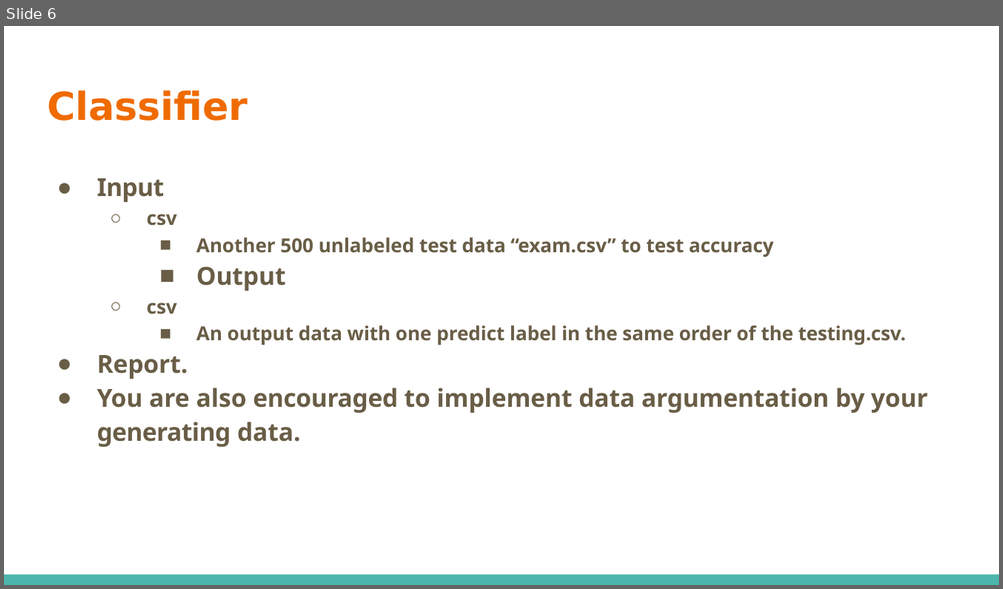
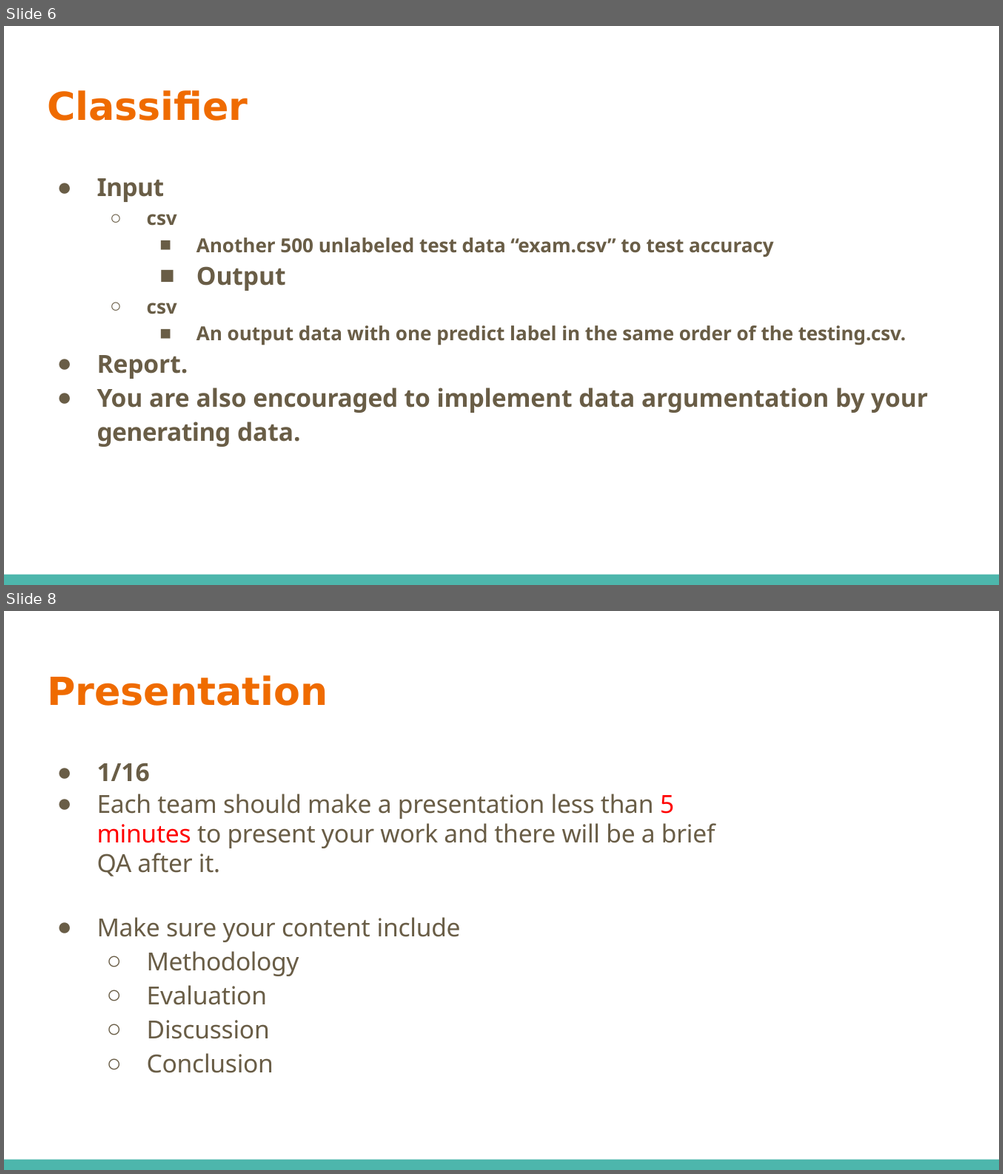
Before and after one commit to tw40210/AI_course, a slide deck: Final_Project_intro.pptx. Shown one above the other, each under a label of ours: slide 6 before the commit, slides 6 and 8 after it; the slides between them are not shown. The pictures are 1003x589 and 1003x1174 pixels, drawn with LibreOffice and Linux fonts; fonts in the diff are those of the drawing. Boxes give left, top, right and bottom in pixels: in the first picture for what was removed or moved away, otherwise in the second. Text is boxed around its words. In the diff, an @@ line names an element or a change of style, - is before the commit and + after.

```diff
--- a/Final_Project_intro.pptx
+++ b/Final_Project_intro.pptx
@@ slide 8 added at <box>4,611,999,1170</box>, background #FFFFFF; not listed: 1 template element that a slide beside it also shows @@
@@ title added at <box>47,675,327,706</box>, 28 pt, text #EF6B00, bold @@
+Presentation
@@ text added at <box>97,763,715,1073</box>, 18 pt, text #695D46 @@
+● 1/16
+● Each team should make a presentation less than 5 minutes to present your work and there will be a brief QA after it.
+● Make sure your content include
+  ○ Methodology
+  ○ Evaluation
+  ○ Discussion
+  ○ Conclusion
```
Also in this commit, not shown: 3 slides changed.
